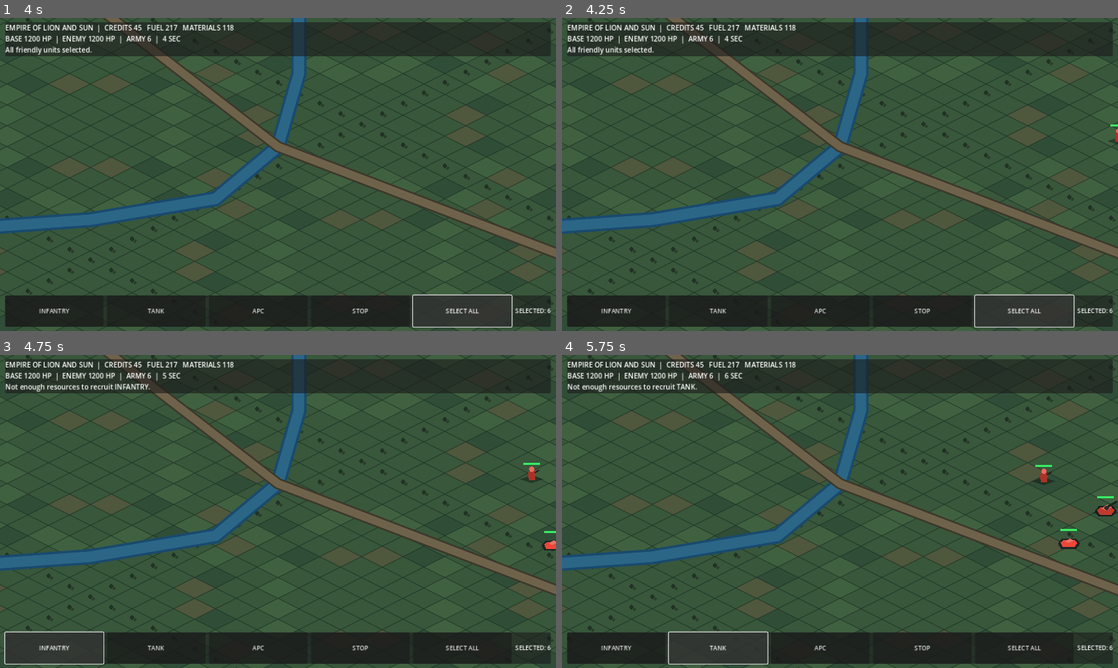
Above: before the commit, frames 1-4 (two rows, left to right).
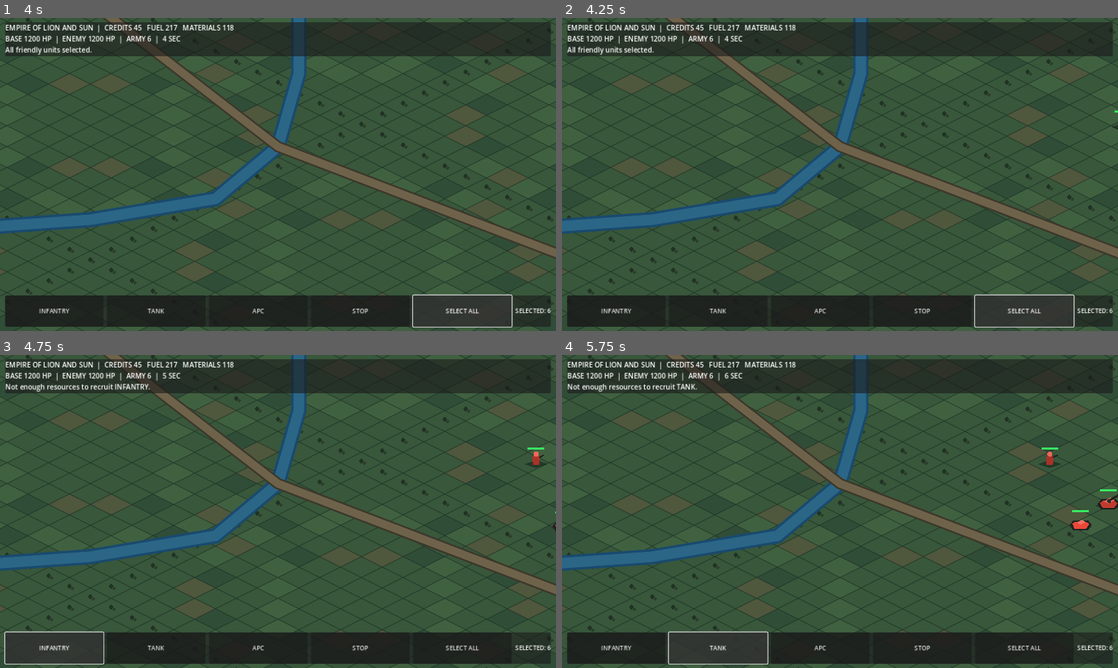
Above: after the commit, the same moments.

Repository: itsalirezajr-design/Empire-of-Lion-and-Sun
Game: Godot game, scene res://scenes/Main.tscn
Same seed, same stepped clock (60 frames per second), same inputs: the game is played once before the commit and once after it.
Inputs:
- Up to frame 1 (4 s): click "INFANTRY" at 0.5 s; click "TANK" at 1.25 s; click "APC" at 2 s; click "STOP" at 2.75 s; click "SELECT ALL" at 3.5 s
- Up to frame 2 (4.25 s): no input
- Up to frame 3 (4.75 s): click "INFANTRY" at 4.25 s
- Up to frame 4 (5.75 s): click "TANK" at 5 s

Frame 1 is identical in both runs. In frame 2, less than 0.1% of the frame differs, in the area x 98-100%, y 29-41%; in frame 3, 0.3%; in frame 4, 0.7%, in the area x 84-100%, y 29-62%.

Commit message:
Add grid-based AStar movement and a river bridge crossing

Diff:
--- a/scripts/main.gd
+++ b/scripts/main.gd
@@ -33,6 +33,7 @@
 var mouse_pan_active := false
 var hud_message := "Select units and capture the enemy command center."
 var selection_label: Label
+var pathfinder := AStarGrid2D.new()
 
 @onready var camera: Camera2D = $Camera2D
 @onready var stats_label: Label = $HUD/Stats
@@ -43,6 +44,7 @@
 	camera.make_current()
 	camera.zoom = Vector2.ONE
 	_clamp_camera_position()
+	_setup_pathfinding()
 	_spawn_unit("infantry", "player", PLAYER_BASE + Vector2(150, -100))
 	_spawn_unit("tank", "player", PLAYER_BASE + Vector2(220, 0))
 	_spawn_unit("apc", "player", PLAYER_BASE + Vector2(150, 100))
@@ -81,6 +83,56 @@
 	queue_redraw()
 
 
+
+func _setup_pathfinding() -> void:
+	pathfinder.region = Rect2i(0, 0, ISO_GRID_SIZE, ISO_GRID_SIZE)
+	pathfinder.cell_size = Vector2.ONE
+	pathfinder.diagonal_mode = AStarGrid2D.DIAGONAL_MODE_ONLY_IF_NO_OBSTACLES
+	pathfinder.update()
+	# The river blocks movement except at the road crossing, which acts as a bridge.
+	for row in range(4, 61):
+		var river_column := 29 + int(sin(float(row) * 0.22) * 5.0)
+		for offset in range(-1, 2):
+			var column := river_column + offset
+			var is_bridge := row >= 29 and row <= 35
+			if not is_bridge and column >= 0 and column < ISO_GRID_SIZE:
+				pathfinder.set_point_solid(Vector2i(column, row), true)
+
+
+func _world_to_grid(world_pos: Vector2) -> Vector2i:
+	var u := (world_pos.x - 1600.0) / (ISO_TILE_WIDTH * 0.5)
+	var v := world_pos.y / (ISO_TILE_HEIGHT * 0.5)
+	var column := int(round((u + v) * 0.5))
+	var row := int(round((v - u) * 0.5))
+	return Vector2i(
+		clampi(column, 0, ISO_GRID_SIZE - 1),
+		clampi(row, 0, ISO_GRID_SIZE - 1)
+	)
+
+
+func _grid_to_world(cell: Vector2i) -> Vector2:
+	return Vector2(
+		1600.0 + float(cell.x - cell.y) * ISO_TILE_WIDTH * 0.5,
+		float(cell.x + cell.y) * ISO_TILE_HEIGHT * 0.5
+	)
+
+
+func _set_unit_destination(unit: Dictionary, destination: Vector2) -> void:
+	var start_cell := _world_to_grid(unit["pos"])
+	var end_cell := _world_to_grid(_clamp_to_map(destination))
+	var cell_path: Array[Vector2i] = pathfinder.get_id_path(start_cell, end_cell)
+	var world_path: Array[Vector2] = []
+	for i in range(1, cell_path.size()):
+		world_path.append(_grid_to_world(cell_path[i]))
+	if world_path.is_empty() and start_cell != end_cell:
+		world_path.append(_clamp_to_map(destination))
+	elif not world_path.is_empty():
+		world_path.append(_clamp_to_map(destination))
+	unit["destination"] = _clamp_to_map(destination)
+	unit["path"] = world_path
+	unit["path_index"] = 0
+
+
 func _spawn_unit(kind: String, team: String, at: Vector2) -> void:
 	var unit := {
 		"kind": kind,
@@ -91,7 +143,9 @@
 		"max_hp": 100.0,
 		"speed": UNIT_SPEED,
 		"damage": 12.0,
-		"cooldown": randf_range(0.0, 0.4)
+		"cooldown": randf_range(0.0, 0.4),
+		"path": [],
+		"path_index": 0
 	}
 	match kind:
 		"tank":
@@ -108,6 +162,7 @@
 		player_units.append(unit)
 	else:
 		enemy_units.append(unit)
+		_set_unit_destination(unit, PLAYER_BASE)
 
 
 func _update_team(team: Array[Dictionary], opponents: Array[Dictionary], delta: float, is_player: bool) -> void:
@@ -122,14 +177,20 @@
 				unit["cooldown"] = ATTACK_INTERVAL
 		else:
 			var destination: Vector2 = unit["destination"]
-			if not is_player:
+			if not is_player and pos.distance_to(PLAYER_BASE) > 150.0:
 				destination = PLAYER_BASE
-			if pos.distance_to(destination) > 7.0:
-				var avoidance := _separation_vector(unit, team)
-				var desired := (destination - pos).normalized()
-				var steering := (desired + avoidance * 0.85).normalized()
-				pos = pos.move_toward(pos + steering * 1000.0, float(unit["speed"]) * delta)
-				unit["pos"] = _clamp_to_map(pos)
+				if unit["destination"].distance_to(destination) > 20.0:
+					_set_unit_destination(unit, destination)
+			var route: Array = unit["path"]
+			var route_index: int = int(unit["path_index"])
+			if route_index < route.size():
+				var waypoint: Vector2 = route[route_index]
+				if pos.distance_to(waypoint) <= 10.0:
+					route_index += 1
+					unit["path_index"] = route_index
+				else:
+					pos = pos.move_toward(waypoint, float(unit["speed"]) * delta)
+					unit["pos"] = _clamp_to_map(pos)
 			elif is_player:
 				if pos.distance_to(ENEMY_BASE) <= 150.0 and float(unit["cooldown"]) <= 0.0:
 					enemy_base_hp -= float(unit["damage"])
